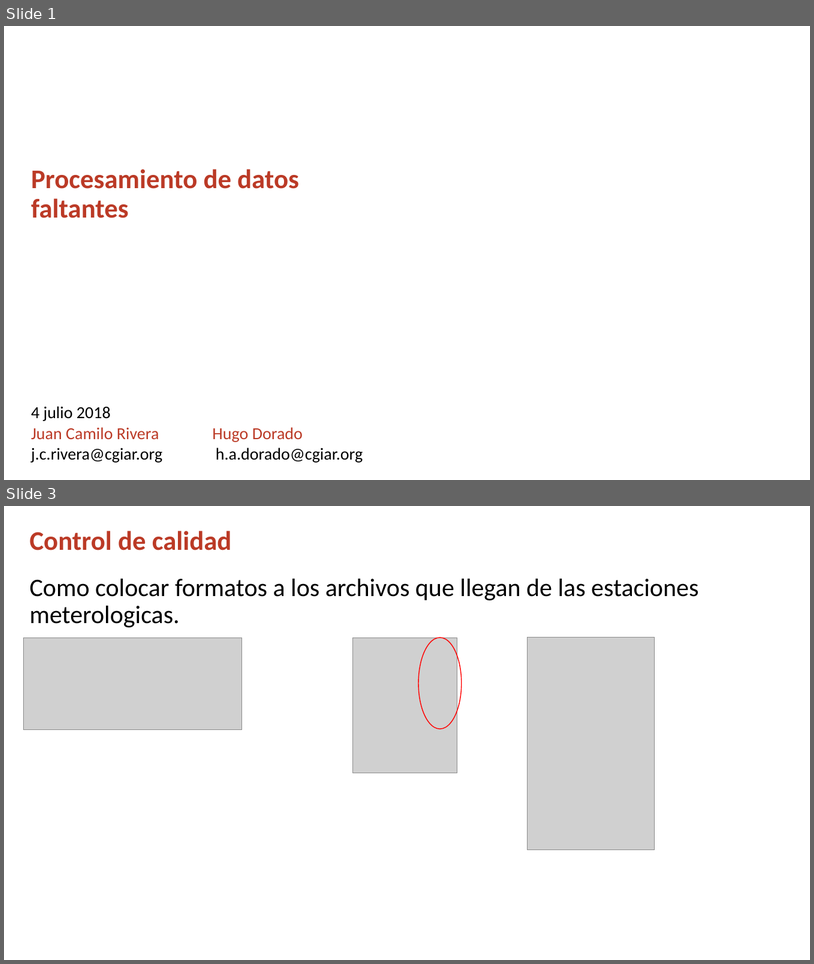
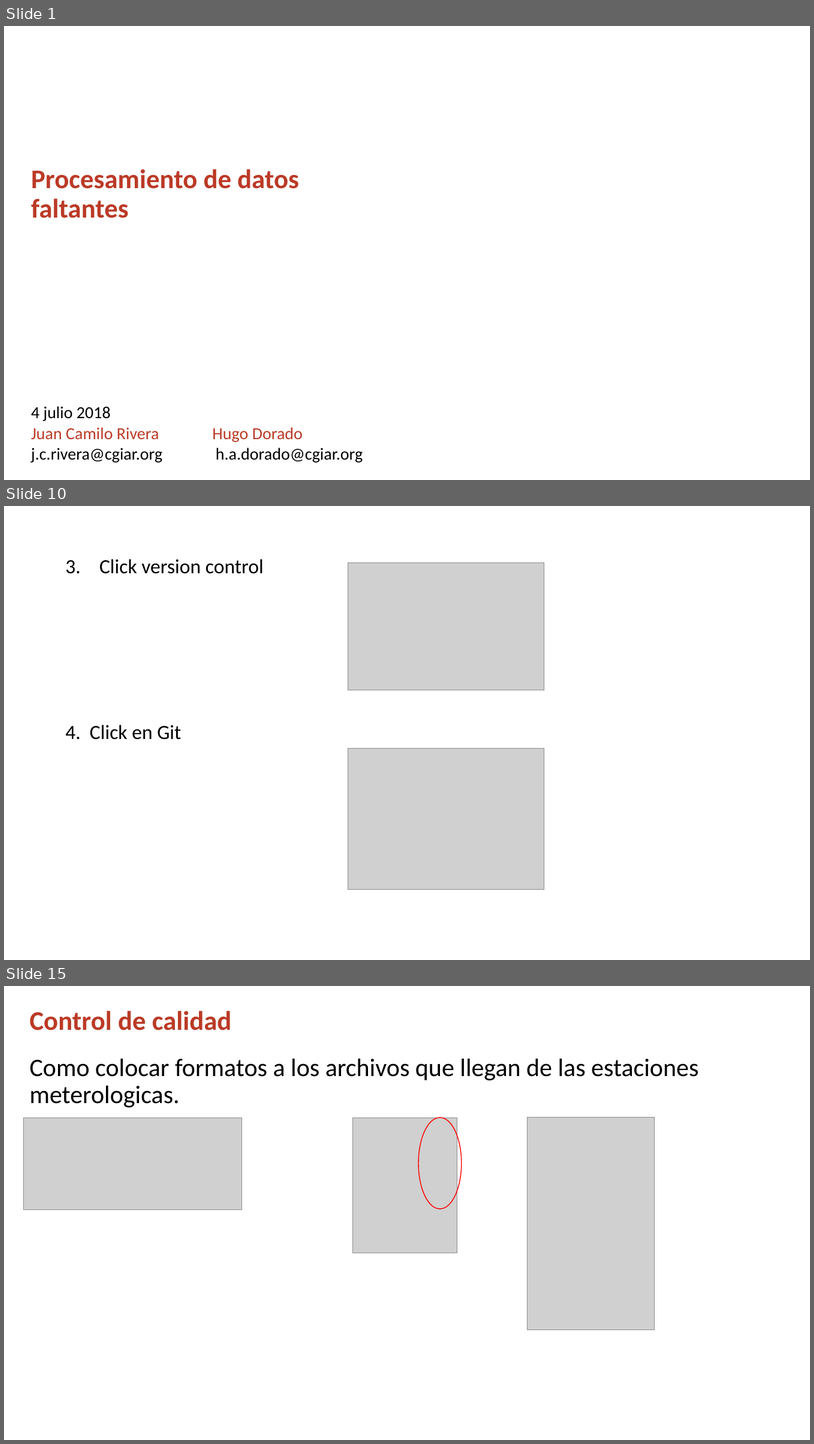
Before and after one commit to j-river1/taller_honduras, a slide deck: DIA_2/Procesamiento_de_datos_faltantes.pptx. Shown one above the other, each under a label of ours: slides 1 and 3 before the commit, slides 1, 10 and 15 after it; the slides between them are not shown. The pictures are 814x964 and 814x1444 pixels, drawn with LibreOffice and Linux fonts; fonts in the diff are those of the drawing; grey boxes stand for pictures; background and template pictures are left out. Boxes give left, top, right and bottom in pixels: in the first picture for what was removed or moved away, otherwise in the second. Text is boxed around its words. In the diff, an @@ line names an element or a change of style, - is before the commit and + after.

```diff
--- a/DIA_2/Procesamiento_de_datos_faltantes.pptx
+++ b/DIA_2/Procesamiento_de_datos_faltantes.pptx
@@ slide 10 added at (4,506,810,960), background #FFFFFF @@
@@ text added at (65,559,264,739), 24 pt, text #000000 @@
+3. Click version control
+4. Click en Git
@@ picture added at (348,563,545,691) @@
@@ picture added at (348,748,545,889) @@
@@ what was slide 3 is now slide 15 @@
```
Also in this commit, not shown: 1 slide changed, 11 other slides added.
